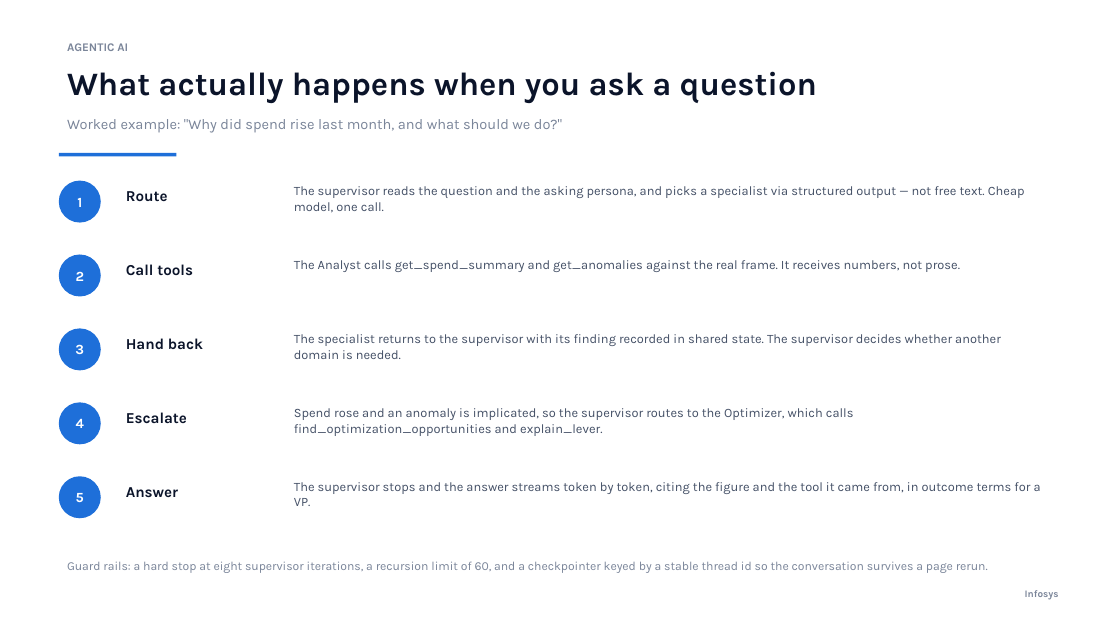
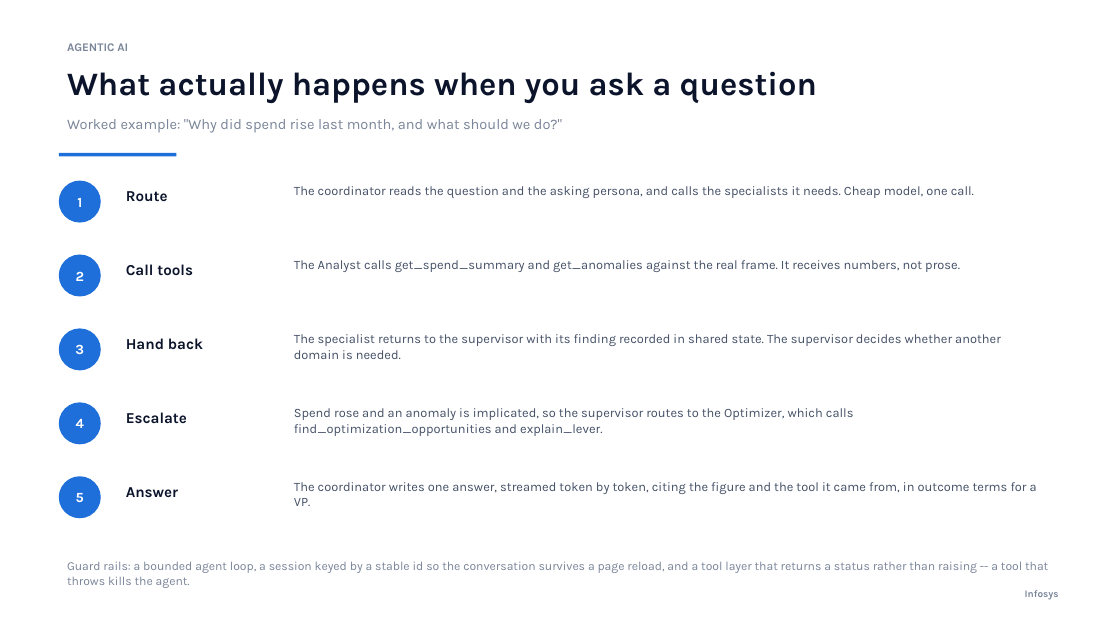
Before and after one commit to ajittgosavii/multicldfinops, a slide deck: slide 16 of Infosys_FinOps_ConEdison.pptx. Drawn at 1120x630 pixels with LibreOffice and Linux fonts; fonts in the diff are those of the drawing. Boxes give left, top, right and bottom in pixels: in the first picture for what was removed or moved away, otherwise in the second. Text is boxed around its words. In the diff, an @@ line names an element or a change of style, - is before the commit and + after.

```diff
--- a/Infosys_FinOps_ConEdison.pptx
+++ b/Infosys_FinOps_ConEdison.pptx
@@ text at box(294, 186, 974, 198): text changed @@
-The supervisor reads the question and the asking persona, and picks a specialist via structured output — not free text. Cheap model, one call.
+The coordinator reads the question and the asking persona, and calls the specialists it needs. Cheap model, one call.
@@ text at box(294, 482, 1037, 506): text changed @@
-The supervisor stops and the answer streams token by token, citing the figure and the tool it came from, in outcome terms for a VP.
+The coordinator writes one answer, streamed token by token, citing the figure and the tool it came from, in outcome terms for a VP.
@@ text at box(67, 561, 1048, 588): text changed @@
-Guard rails: a hard stop at eight supervisor iterations, a recursion limit of 60, and a checkpointer keyed by a stable thread id so the conversation survives a page rerun.
+Guard rails: a bounded agent loop, a session keyed by a stable id so the conversation survives a page reload, and a tool layer that returns a status rather than raising -- a tool that throws kills the agent.
```
Also in this commit, not shown: 3 other slides changed, 1 slide added, 1 other file.
